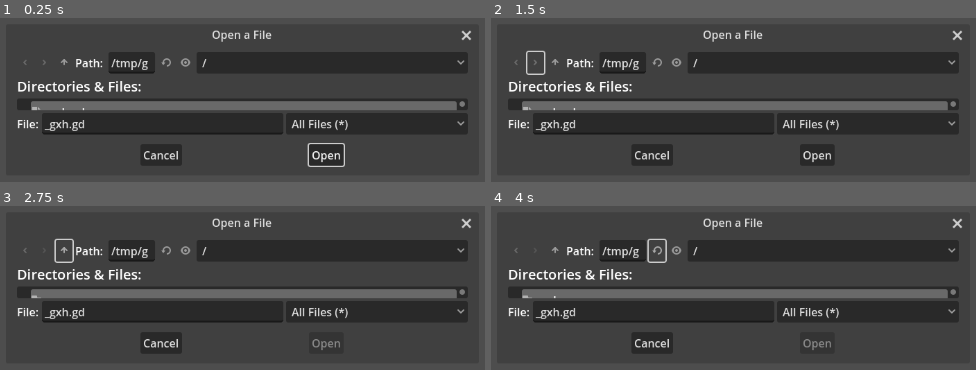
Above: before the commit, frames 1-4 (two rows, left to right).
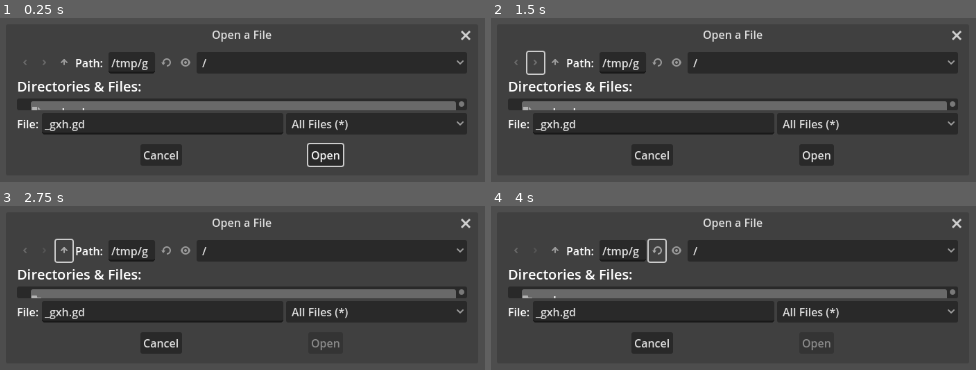
Above: after the commit, the same moments.

Repository: DoormatIka/chess-tree-viewer
Game: Godot game, scene res://main.tscn
Two runs of this game, one before a commit and one after it. Both use one fixed random seed, a clock stepped at 60 frames per second and the inputs below.
Inputs (mouse positions are in pixels of both pictures, inside the frame that each line leads up to):
- Up to frame 1 (0.25 s): no input
- Up to frame 2 (1.5 s): click (534, 62) at 0.5 s; click (534, 62) at 1.25 s
- Up to frame 3 (2.75 s): click (63, 250) at 2 s
- Up to frame 4 (4 s): click (554, 250) at 2.75 s; click (655, 250) at 3.5 s

The runs differ from the first frame. In frame 1, 0.4% of the frame differs, in the area x 63-98%, y 7-91%; in frame 2, 0.3%; in frame 3, 0.2%; in frame 4, 0.2%.

Commit message:
I hate terminal

Diff:
--- a/FileDialog.gd
+++ b/FileDialog.gd
@@ -4,5 +4,5 @@
 func _ready():
 	pass # Replace with function body.
 
-func _on_confirmed():
-	print(current_file)
+func _on_file_selected(path):
+	print(path);
--- /dev/null
+++ b/main.gd
@@ -0,0 +1,11 @@
+extends Node2D
+
+
+# Called when the node enters the scene tree for the first time.
+func _ready():
+	pass # Replace with function body.
+
+
+# Called every frame. 'delta' is the elapsed time since the previous frame.
+func _process(delta):
+	pass
--- a/main.tscn
+++ b/main.tscn
@@ -1,8 +1,10 @@
-[gd_scene load_steps=2 format=3 uid="uid://cmswo6g7ksvcp"]
+[gd_scene load_steps=3 format=3 uid="uid://cmswo6g7ksvcp"]
 
 [ext_resource type="Script" path="res://FileDialog.gd" id="1_mqcjy"]
+[ext_resource type="Script" path="res://main.gd" id="1_ypthk"]
 
 [node name="Main" type="Node2D"]
+script = ExtResource("1_ypthk")
 
 [node name="FileDialog" type="FileDialog" parent="."]
 title = "Open a File"
